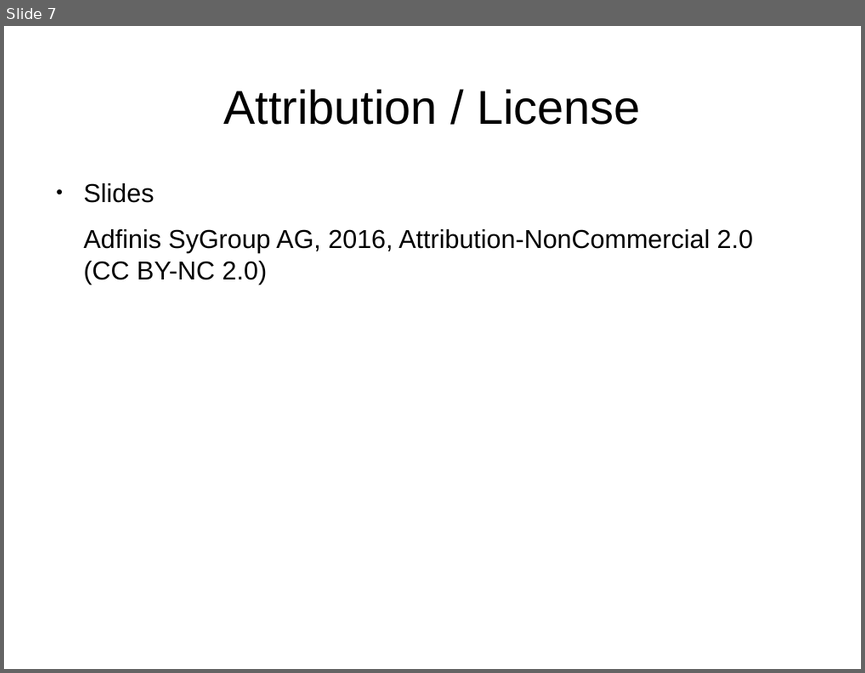
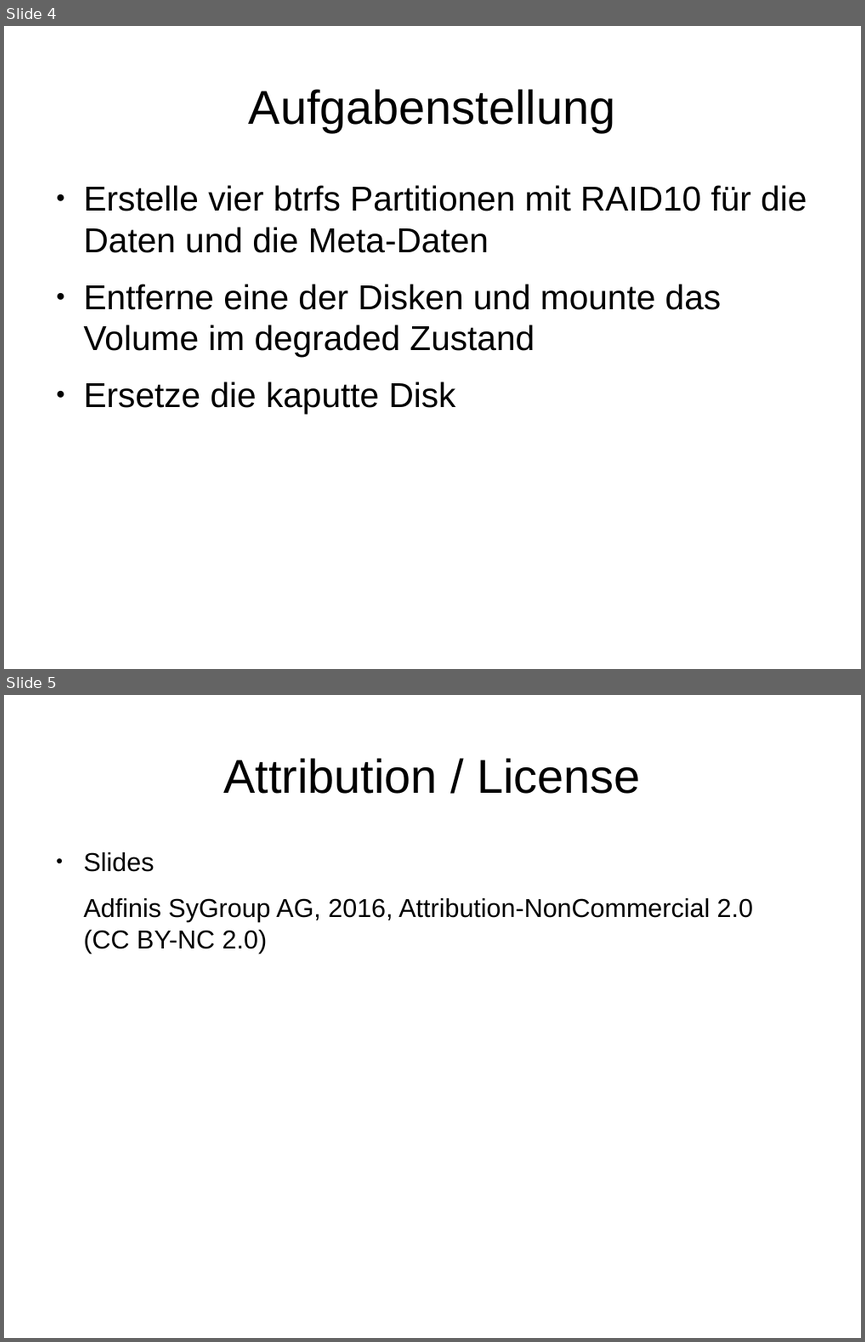
Before and after one commit to adfinis/adsy-trainings, a slide deck: SSA_SUSE-System-Administration/1003_btrfs/modul_btrfs_1003_03_handson.odp. Shown one above the other, each under a label of ours: slide 7 before the commit, slides 4 and 5 after it. The pictures are 865x673 and 865x1342 pixels, drawn with LibreOffice and Linux fonts; fonts in the diff are those of the drawing. Boxes give left, top, right and bottom in pixels: in the first picture for what was removed or moved away, otherwise in the second. Text is boxed around its words. In the diff, an @@ line names an element or a change of style, - is before the commit and + after.

Commit message:
Finalize draft of btrfs content

```diff
--- a/SSA_SUSE-System-Administration/1003_btrfs/modul_btrfs_1003_03_handson.odp
+++ b/SSA_SUSE-System-Administration/1003_btrfs/modul_btrfs_1003_03_handson.odp
@@ slide 4 added at bbox=[4, 26, 861, 669], background #FFFFFF @@
@@ title added at bbox=[249, 89, 616, 132], 44 pt, text #000000 @@
+Aufgabenstellung
@@ text added at bbox=[84, 185, 806, 414], 32 pt, text #000000 @@
+● Erstelle vier btrfs Partitionen mit RAID10 für die Daten und die Meta-Daten
+● Entferne eine der Disken und mounte das Volume im degraded Zustand
+● Ersetze die kaputte Disk
@@ what was slide 7 is now slide 5 @@
```
Also in this commit, not shown: 1 slide changed, 2 other slides added, 5 slides removed, 5 other files.
